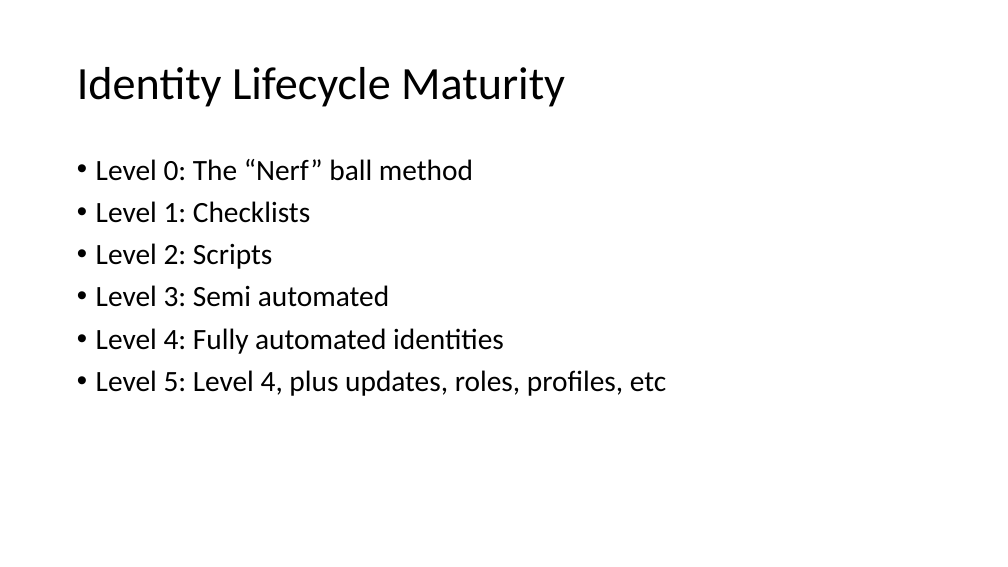
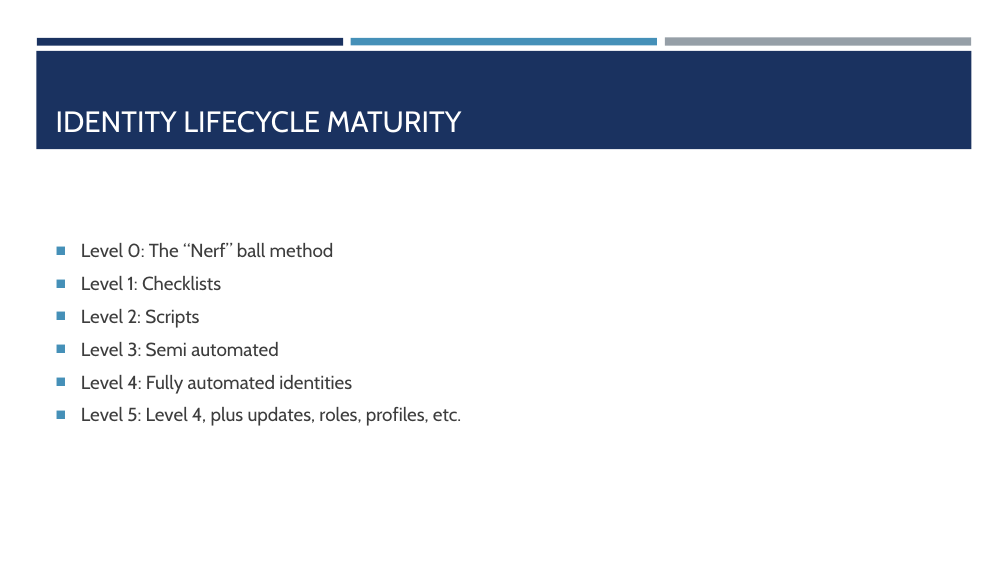
Before and after one commit to dustindortch/ConferencePresentations2019, a slide deck: slide 4 of PowerShell Identity Automation with MIM/PowerShell Identity Automation with MIM.pptx. Drawn at 1008x567 pixels with LibreOffice and Linux fonts; fonts in the diff are those of the drawing; background and template pictures are left out. Boxes give left, top, right and bottom in pixels: in the first picture for what was removed or moved away, otherwise in the second. Text is boxed around its words. In the diff, an @@ line names an element or a change of style, - is before the commit and + after.

```diff
--- a/PowerShell Identity Automation with MIM/PowerShell Identity Automation with MIM.pptx
+++ b/PowerShell Identity Automation with MIM/PowerShell Identity Automation with MIM.pptx
@@ rectangle added at (36, 51, 972, 149), fill #1A3260 @@
@@ rectangle added at (37, 38, 343, 45), fill #1A3260 @@
@@ title "IDENTITY LIFECYCLE MATURITY" at (56, 111, 462, 133): vertical alignment middle to bottom @@
@@ rectangle added at (351, 38, 657, 45), fill #4590B8 @@
@@ rectangle added at (665, 38, 971, 46), fill #969FA7 @@
@@ title at (56, 111, 462, 133): text changed; size 44 to 28 pt; font Calibri to Cabin; text colour #000000 to #FFFFFF @@
-Identity Lifecycle Maturity
+IDENTITY LIFECYCLE MATURITY
@@ text "Level 0: The “Nerf” ball ...": place and size @@
-text "Level 0: The “Nerf” ball ..." at (96, 159, 666, 396)
+text "Level 0: The “Nerf” ball ..." at (81, 243, 461, 426)
@@ text "Level 0: The “Nerf” ball ..." at (81, 243, 461, 426): vertical alignment top to middle @@
@@ text at (81, 243, 352, 394): size 28 to 18 pt, font Calibri to Cabin, text colour #000000 to #3D3D3D in "Level 0: The “Nerf” ball method", "Level 1: Checklists", "Level 2: Scripts", "Level 3: Semi automated" and 1 more places; bullet • to ■; line spacing 0.9 to 1 @@
@@ text at (81, 407, 461, 426): text changed; size 28 to 18 pt; font Calibri to Cabin; text colour #000000 to #3D3D3D @@
-• Level 5: Level 4, plus updates, roles, profiles, etc
+■ Level 5: Level 4, plus updates, roles, profiles, etc.
```
Also in this commit, not shown: 9 other slides changed, 1 other file.
